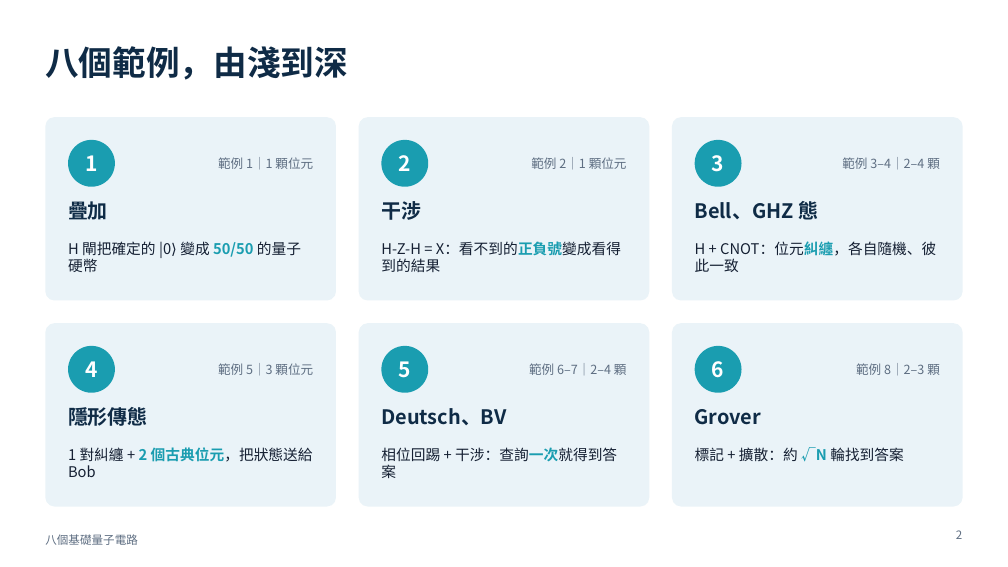
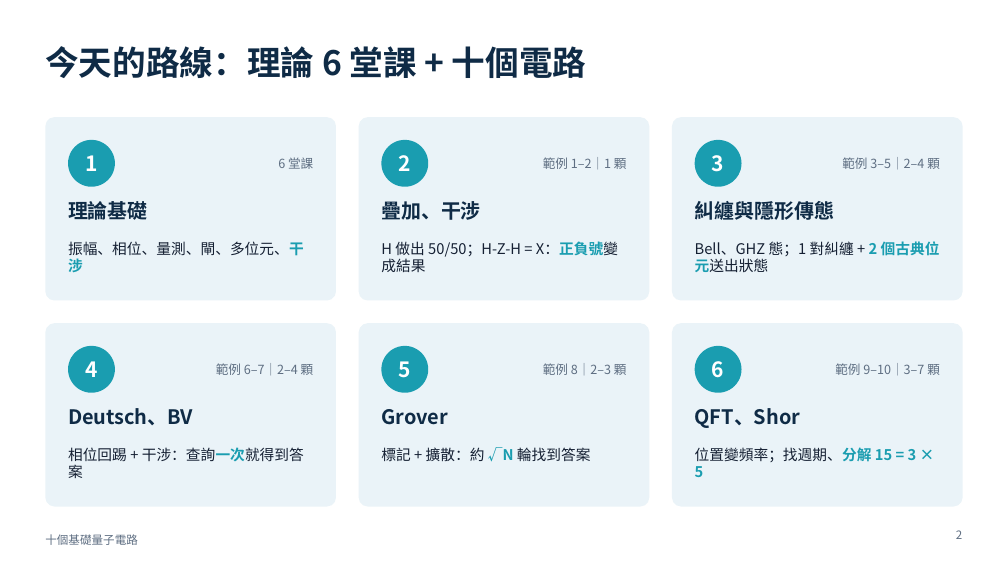
Before and after one commit to pcpcchen-coder/QuantumComputing, a slide deck: slide 2 of slides/output/basic-circuits.pptx. Drawn at 1008x567 pixels with LibreOffice and Linux fonts; fonts in the diff are those of the drawing. Boxes give left, top, right and bottom in pixels: in the first picture for what was removed or moved away, otherwise in the second. Text is boxed around its words. In the diff, an @@ line names an element or a change of style, - is before the commit and + after.

```diff
--- a/slides/output/basic-circuits.pptx
+++ b/slides/output/basic-circuits.pptx
@@ title at bbox=[45, 46, 586, 78]: text changed @@
-八個範例，由淺到深
+今天的路線：理論 6 堂課 + 十個電路
@@ text at bbox=[278, 157, 313, 169]: text changed @@
-範例 1｜1 顆位元
+6 堂課
@@ text at bbox=[543, 157, 627, 169]: text changed @@
-範例 2｜1 顆位元
+範例 1–2｜1 顆
@@ text at bbox=[842, 157, 940, 169]: text changed @@
-範例 3–4｜2–4 顆
+範例 3–5｜2–4 顆
@@ text at bbox=[68, 201, 148, 220]: text changed @@
-疊加
+理論基礎
@@ text at bbox=[381, 201, 481, 220]: text changed @@
-干涉
+疊加、干涉
@@ text at bbox=[695, 201, 834, 220]: text changed @@
-Bell、GHZ 態
+糾纏與隱形傳態
@@ text at bbox=[68, 241, 304, 272]: text changed @@
-H 閘把確定的 |0⟩ 變成 50/50 的量子硬幣
+振幅、相位、量測、閘、多位元、干涉
@@ text at bbox=[381, 241, 618, 272]: text changed @@
-H‑Z‑H = X：看不到的正負號變成看得到的結果
+H 做出 50/50；H‑Z‑H = X：正負號變成結果
@@ text at bbox=[695, 241, 940, 272]: text changed @@
-H + CNOT：位元糾纏，各自隨機、彼此一致
+Bell、GHZ 態；1 對糾纏 + 2 個古典位元送出狀態
@@ text at bbox=[216, 363, 314, 375]: text changed @@
-範例 5｜3 顆位元
+範例 6–7｜2–4 顆
@@ text at bbox=[543, 363, 627, 375]: text changed @@
-範例 6–7｜2–4 顆
+範例 8｜2–3 顆
@@ text at bbox=[835, 363, 940, 375]: text changed @@
-範例 8｜2–3 顆
+範例 9–10｜3–7 顆
@@ text at bbox=[68, 408, 193, 425]: text changed @@
-隱形傳態
+Deutsch、BV
@@ text at bbox=[381, 409, 448, 425]: text changed @@
-Deutsch、BV
+Grover
@@ text at bbox=[695, 408, 801, 428]: text changed @@
-Grover
+QFT、Shor
@@ text at bbox=[68, 447, 304, 478]: text changed @@
-1 對糾纏 + 2 個古典位元，把狀態送給 Bob
+相位回踢 + 干涉：查詢一次就得到答案
@@ text at bbox=[381, 447, 591, 462]: text changed @@
-相位回踢 + 干涉：查詢一次就得到答案
+標記 + 擴散：約 √N 輪找到答案
@@ text at bbox=[695, 447, 917, 477]: text changed @@
-標記 + 擴散：約 √N 輪找到答案
+位置變頻率；找週期、分解 15 = 3 × 5
@@ text at bbox=[45, 534, 138, 545]: text changed @@
-八個基礎量子電路
+十個基礎量子電路
```
Also in this commit, not shown: 31 other slides changed, 16 slides added, 21 other files.
